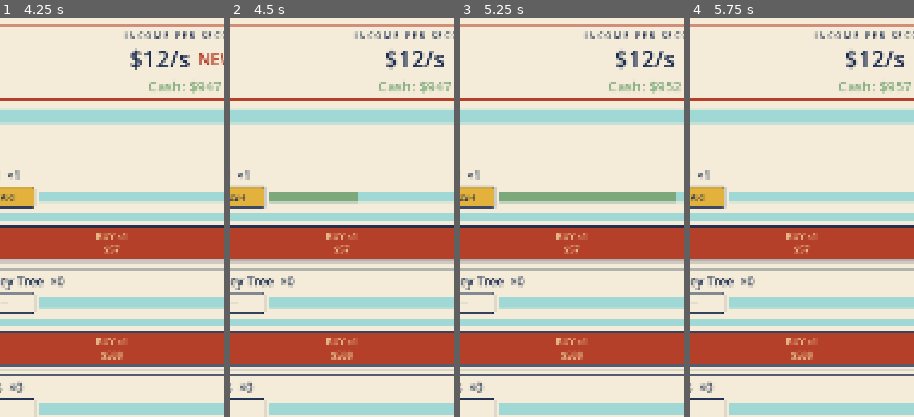
Above: before the commit, frames 1-4 (left to right).
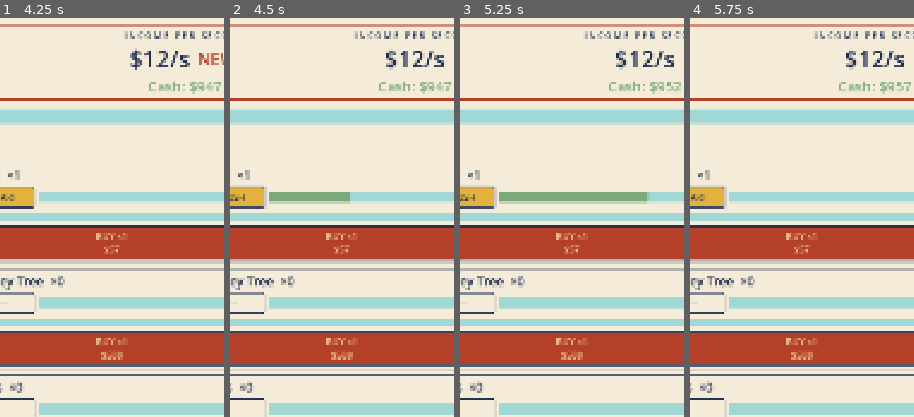
Above: after the commit, the same moments.

Repository: TimGoergen/american-tycoon
Game: Godot game, scene res://Main.tscn
The game is run twice, just before and just after one commit, with the same random seed, the same clock (stepped at 60 frames per second) and the same inputs.
Inputs:
- Up to frame 1 (4.25 s): click "BUY MODE: ×1" at 0.5 s; click "BUY MODE: ×10" at 1.25 s; click "BUY MODE: ×100" at 2 s; click "BUY MODE: MAX" at 2.75 s; click "BUY ×1 $53" at 3.5 s
- Up to frame 2 (4.5 s): click "START" at 4.25 s
- Up to frame 3 (5.25 s): click "START" at 5 s
- Up to frame 4 (5.75 s): no input
The pictures show only the part of the screen within x 9-59%, y 0-50%; the shares and areas given below are measured in that part.

Frame 1 is identical in both runs. In frame 2, 0.1% of the frame differs, in the area x 53-58%, y 43-47%; in frame 3, 0.4%, in the area x 83-97%, y 43-47%; in frame 4, nothing differs.

Commit message:
Smooth the property cycle progress bar
The cycle bar was set straight from cycle_progress every frame, so the
10 Hz logic stepping showed as ~10 visible jerks/sec. Now ease the
displayed value toward the true value each frame (CYCLE_BAR_SMOOTH_SPEED),
snapping on cycle-reset so the bar refills cleanly instead of sliding
backward.

Co-Authored-By: Claude Fable 5 <noreply@anthropic.com>

Diff:
--- a/game/scripts/ui/PropertyRow.gd
+++ b/game/scripts/ui/PropertyRow.gd
@@ -24,6 +24,11 @@
 
 ## Accumulates held-down time on the tap button to pace auto-rush pulses.
 var _hold_accumulator := 0.0
+
+## How fast the cycle progress bar eases toward its true value (higher = snappier).
+## Logic ticks at LOGIC_HZ (10 Hz) while rendering is per-frame, so reading the raw
+## value makes the bar step ~10×/sec (jerky); easing turns that into smooth motion.
+const CYCLE_BAR_SMOOTH_SPEED := 20.0
 
 var _name_label: Label
 var _income_label: Label
@@ -134,7 +139,7 @@
 
 
 func _process(delta: float) -> void:
-	_refresh()
+	_refresh(delta)
 	_pump_held_rush(delta)
 
 
@@ -159,7 +164,7 @@
 			tap_requested.emit(prop_index)
 
 
-func _refresh() -> void:
+func _refresh(delta: float) -> void:
 	var config := _prop.config as PropertyConfig
 	_name_label.text = "%s  ×%d" % [config.display_name, _prop.units_owned]
 	_income_label.text = Money.of(_prop.get_income_per_sec()).display() + "/s"
@@ -175,7 +180,14 @@
 		_tap_button.text = "START"
 		_tap_button.disabled = false
 
-	_cycle_bar.value = _prop.cycle_progress / _prop.cycle_length if _prop.cycle_length > 0.0 else 0.0
+	# Ease the cycle bar toward its true value so the 10 Hz logic stepping reads as
+	# smooth motion. On a cycle reset (target drops below the bar), snap instead so
+	# the bar refills cleanly rather than sliding backward.
+	var cycle_target := _prop.cycle_progress / _prop.cycle_length if _prop.cycle_length > 0.0 else 0.0
+	if cycle_target < _cycle_bar.value:
+		_cycle_bar.value = cycle_target
+	else:
+		_cycle_bar.value = lerpf(_cycle_bar.value, cycle_target, clampf(delta * CYCLE_BAR_SMOOTH_SPEED, 0.0, 1.0))
 
 	# Milestone slider runs from the last crossed milestone to the next one.
 	var next_milestone := _prop.get_next_milestone_count()
Not shown, changed: docs/American_Tycoon_UI_Design_Notes_v0_1.md
